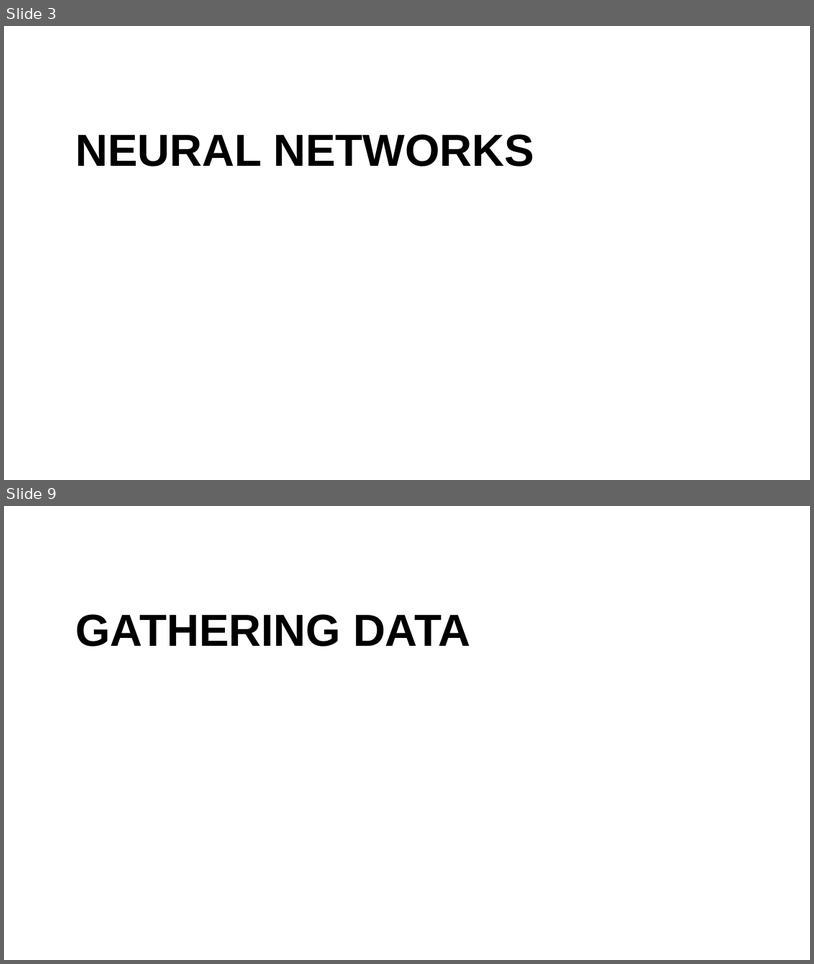
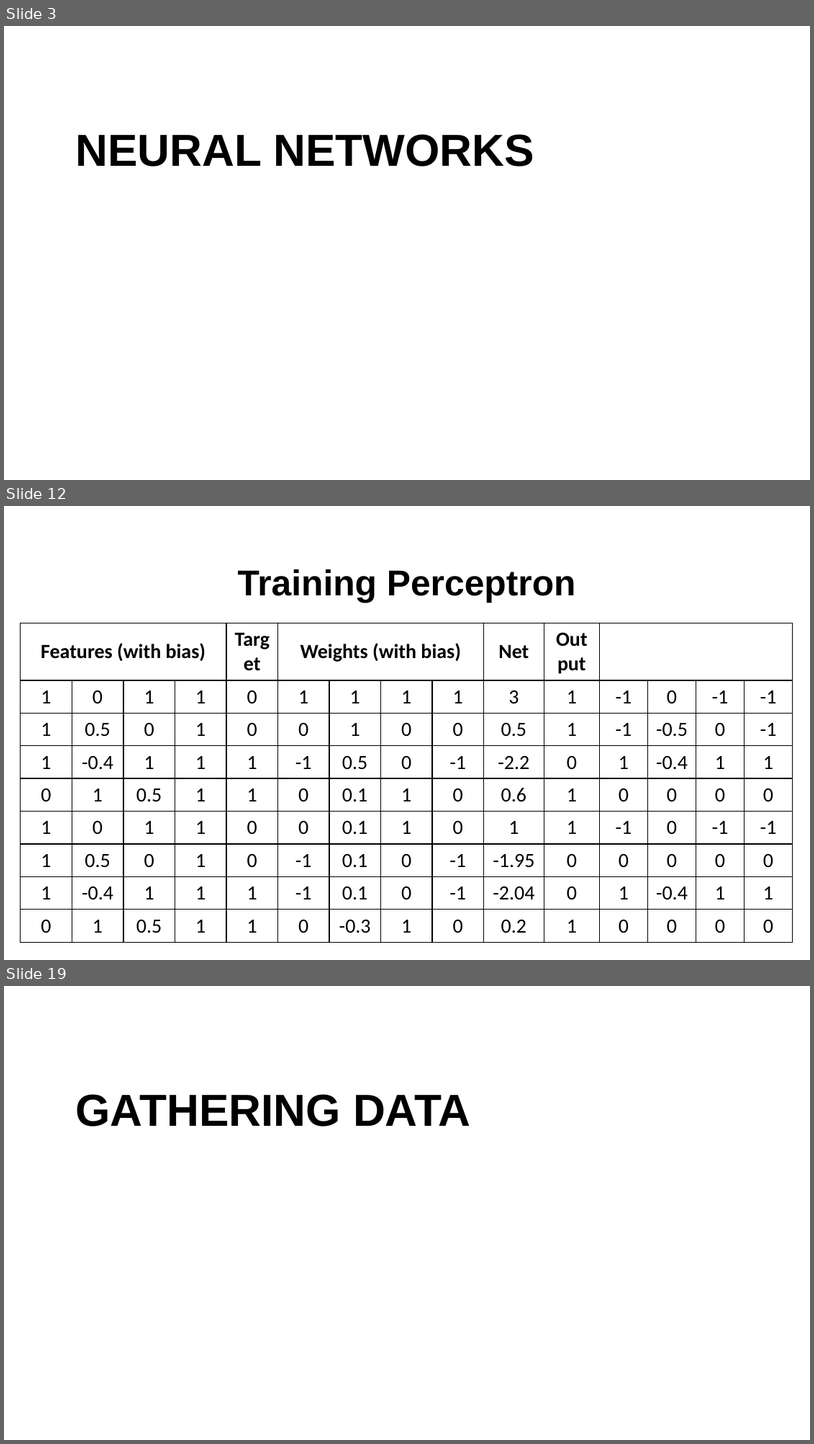
Before and after one commit to fbsmith/sciantix-official, a slide deck: presentations/2026-02-20.pptx. Shown one above the other, each under a label of ours: slides 3 and 9 before the commit, slides 3, 12 and 19 after it; the slides between them are not shown. The pictures are 814x964 and 814x1444 pixels, drawn with LibreOffice and Linux fonts; fonts in the diff are those of the drawing; background and template pictures are left out. Boxes give left, top, right and bottom in pixels: in the first picture for what was removed or moved away, otherwise in the second. Text is boxed around its words. In the diff, an @@ line names an element or a change of style, - is before the commit and + after.

```diff
--- a/presentations/2026-02-20.pptx
+++ b/presentations/2026-02-20.pptx
@@ slide 12 added at [4, 506, 810, 960], background #FFFFFF @@
@@ title added at [238, 569, 576, 603], 32 pt, text #000000, bold @@
+Training Perceptron
@@ table added at [20, 623, 795, 938], 9 rows, 15 columns @@
+Features (with bias) |  |  |  | Target | Weights (with bias) |  |  |  | Net | Output |  |  |  | 
+1 | 0 | 1 | 1 | 0 | 1 | 1 | 1 | 1 | 3 | 1 | -1 | 0 | -1 | -1
+1 | 0.5 | 0 | 1 | 0 | 0 | 1 | 0 | 0 | 0.5 | 1 | -1 | -0.5 | 0 | -1
+1 | -0.4 | 1 | 1 | 1 | -1 | 0.5 | 0 | -1 | -2.2 | 0 | 1 | -0.4 | 1 | 1
+0 | 1 | 0.5 | 1 | 1 | 0 | 0.1 | 1 | 0 | 0.6 | 1 | 0 | 0 | 0 | 0
+1 | 0 | 1 | 1 | 0 | 0 | 0.1 | 1 | 0 | 1 | 1 | -1 | 0 | -1 | -1
+1 | 0.5 | 0 | 1 | 0 | -1 | 0.1 | 0 | -1 | -1.95 | 0 | 0 | 0 | 0 | 0
+1 | -0.4 | 1 | 1 | 1 | -1 | 0.1 | 0 | -1 | -2.04 | 0 | 1 | -0.4 | 1 | 1
+0 | 1 | 0.5 | 1 | 1 | 0 | -0.3 | 1 | 0 | 0.2 | 1 | 0 | 0 | 0 | 0
@@ what was slide 9 is now slide 19 @@
```
Also in this commit, not shown: 2 slides changed, 12 other slides added, 3 slides removed, 6 other files.
